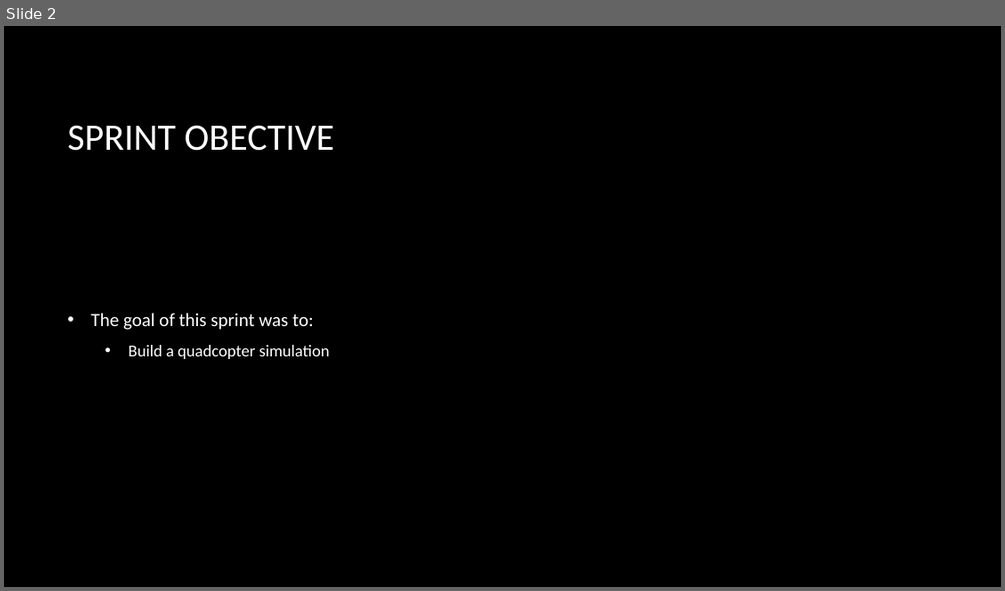
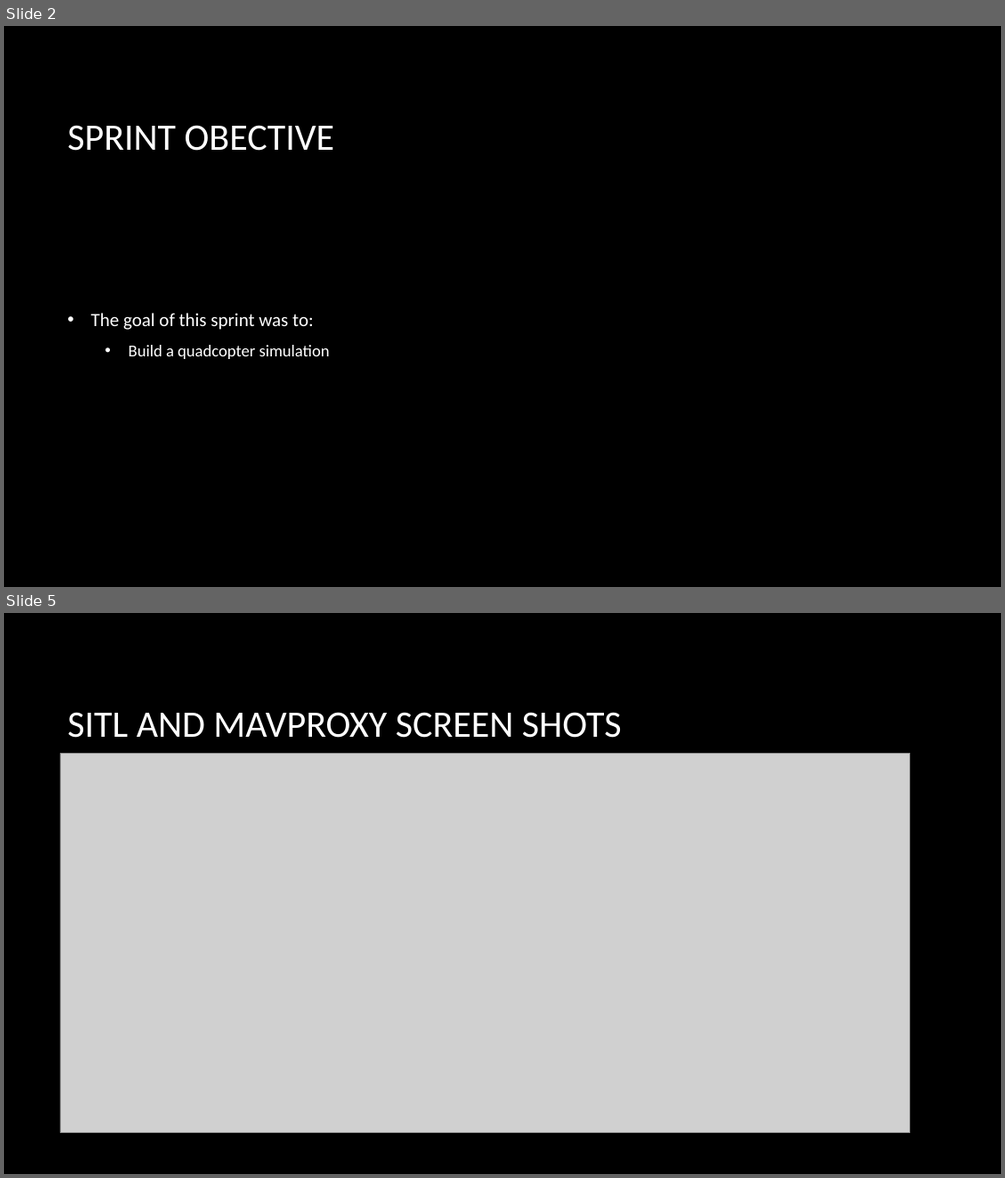
Before and after one commit to level2fast/uavsarlite-demo, a slide deck: UAVSAR LITE_Sprint3.pptx. Shown one above the other, each under a label of ours: slide 2 before the commit, slides 2 and 5 after it; the slides between them are not shown. The pictures are 1005x591 and 1005x1178 pixels, drawn with LibreOffice and Linux fonts; fonts in the diff are those of the drawing; grey boxes stand for pictures; background and template pictures are left out. Boxes give left, top, right and bottom in pixels: in the first picture for what was removed or moved away, otherwise in the second. Text is boxed around its words. In the diff, an @@ line names an element or a change of style, - is before the commit and + after.

```diff
--- a/UAVSAR LITE_Sprint3.pptx
+++ b/UAVSAR LITE_Sprint3.pptx
@@ slide 5 added at <box>4,613,1001,1174</box>, background picture (left out) @@
@@ title added at <box>67,712,622,738</box>, 36 pt, text #FFFFFF @@
+SITL AND MAVPROXY SCREEN SHOTS
@@ picture added at <box>60,753,910,1132</box> @@
```
Also in this commit, not shown: 6 other slides added, 3 other files.
